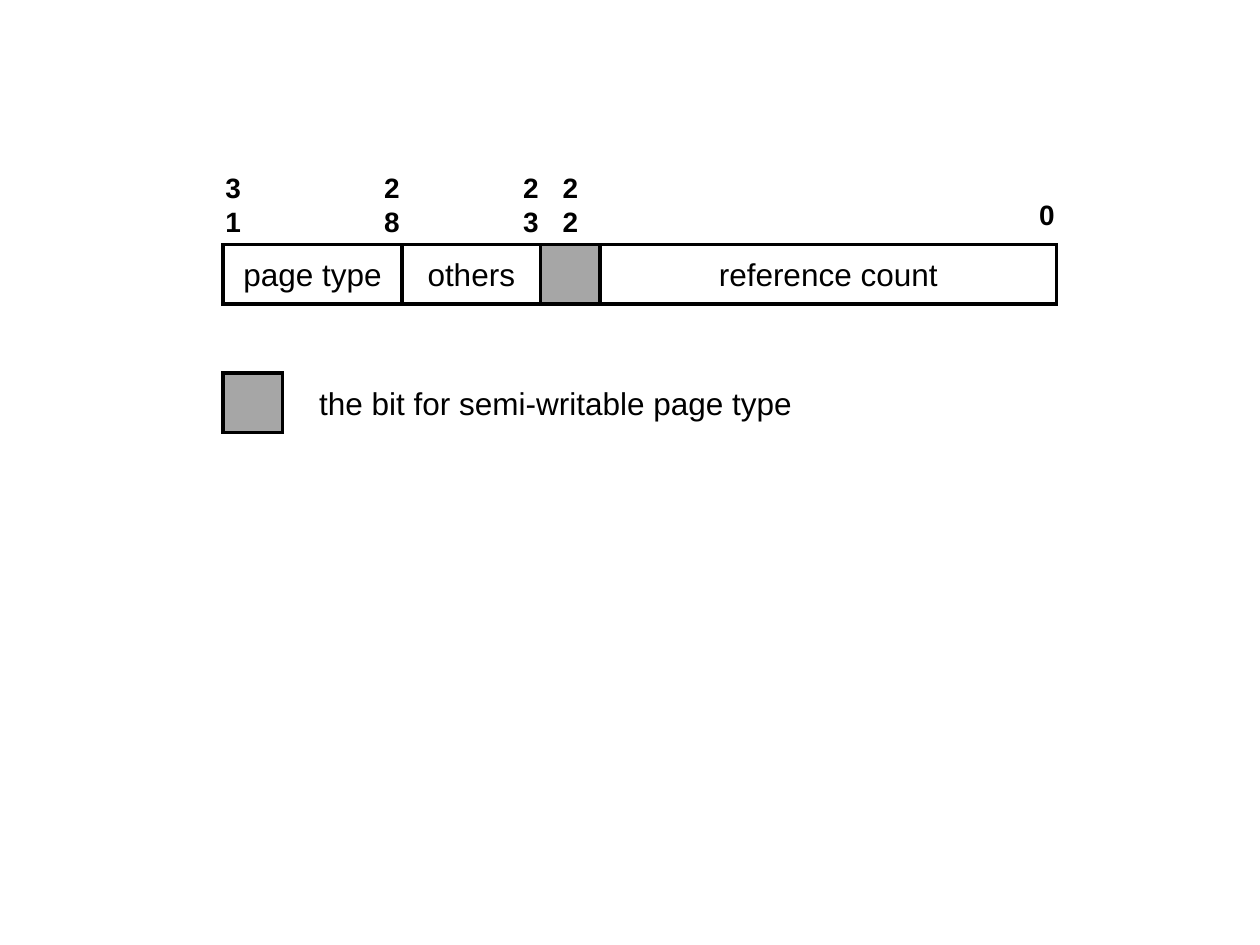
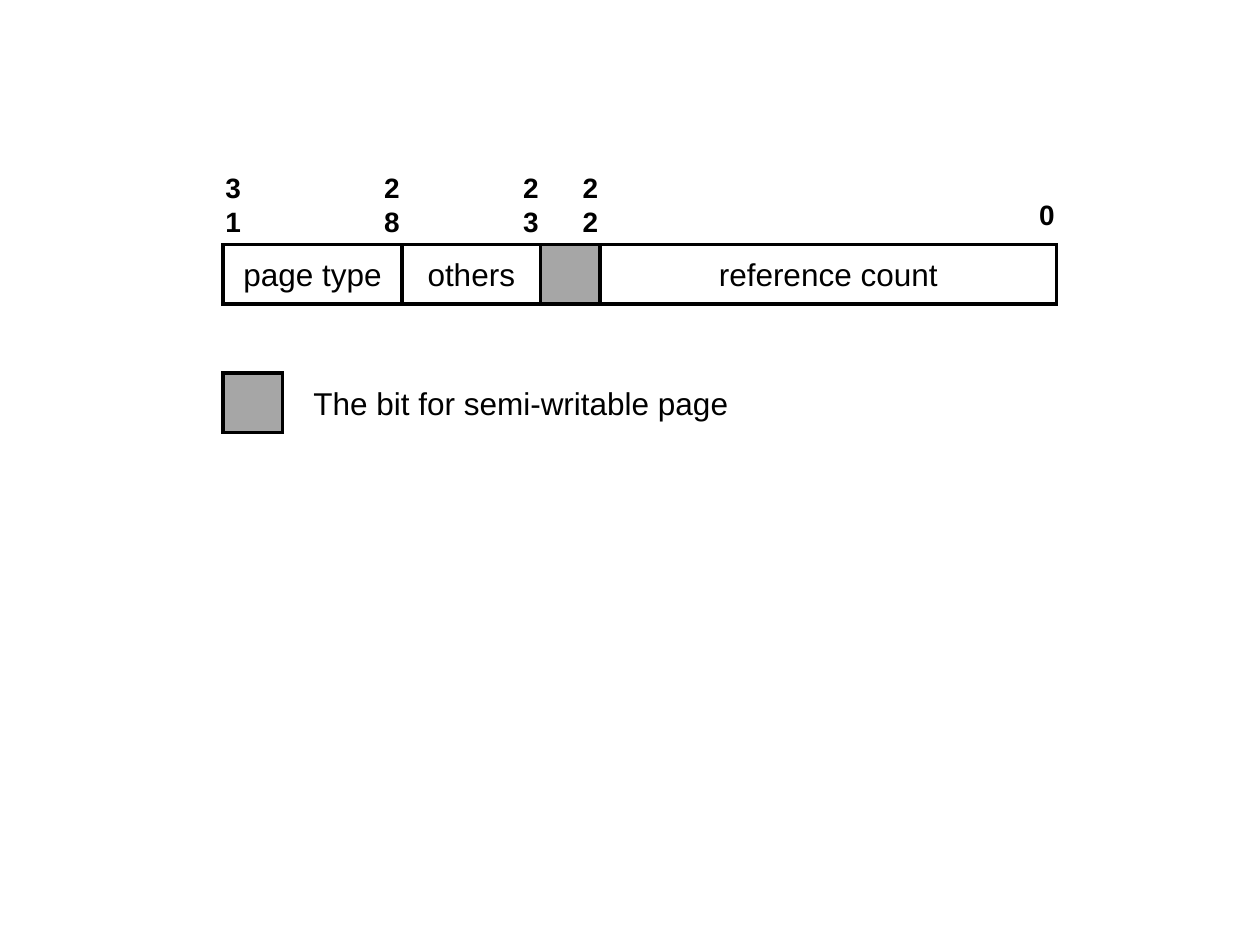
Before and after one commit to strongerwill/FastIO, a slide deck: slide 1 of doc/paper/image/implementation/cache-flag-representation.ppt. Drawn at 1260x945 pixels with LibreOffice and Linux fonts; fonts in the diff are those of the drawing. Boxes give left, top, right and bottom in pixels: in the first picture for what was removed or moved away, otherwise in the second. Text is boxed around its words. In the diff, an @@ line names an element or a change of style, - is before the commit and + after.

```diff
--- a/doc/paper/image/implementation/cache-flag-representation.ppt
+++ b/doc/paper/image/implementation/cache-flag-representation.ppt
@@ text "2" rewrapped from (523, 178, 579, 198) to (583, 178, 599, 232) @@
@@ text at (313, 392, 728, 421): text changed @@
-the bit for semi-writable page type
+The bit for semi-writable page
```
Also in this commit, not shown: 2 other files.
